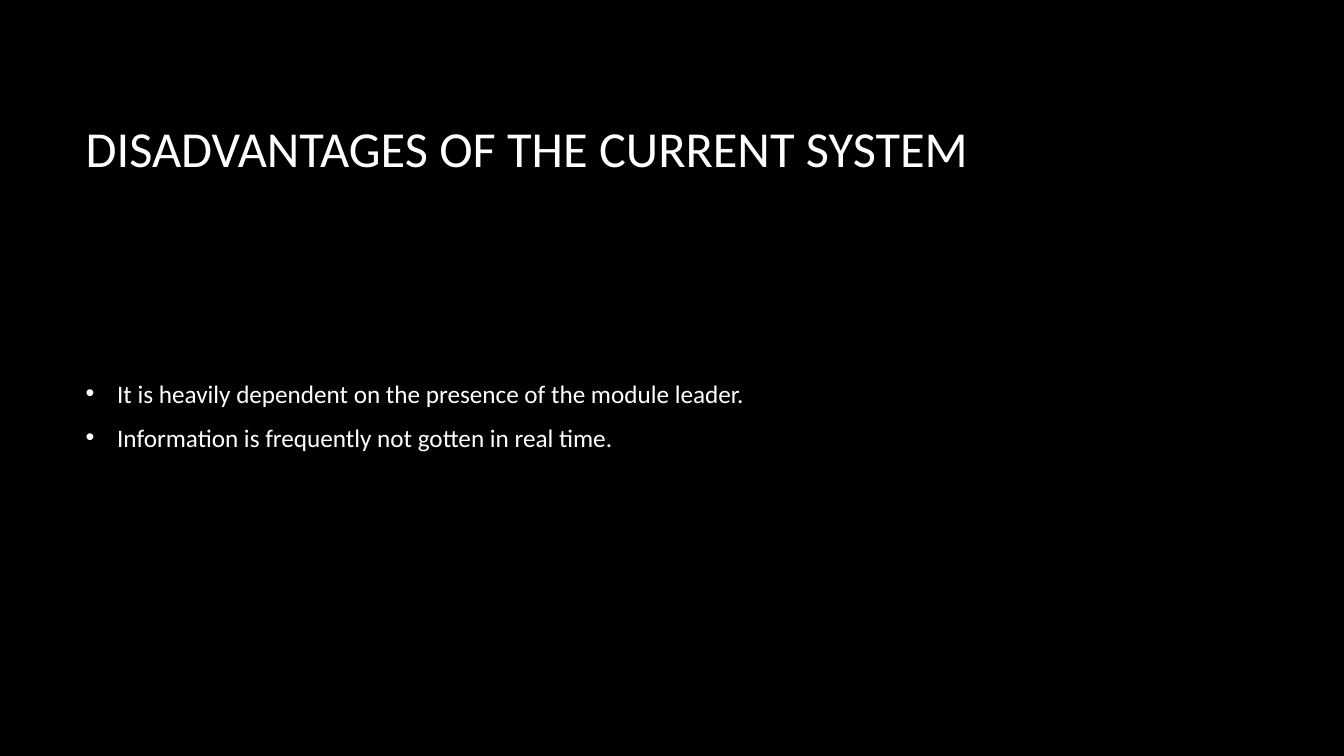
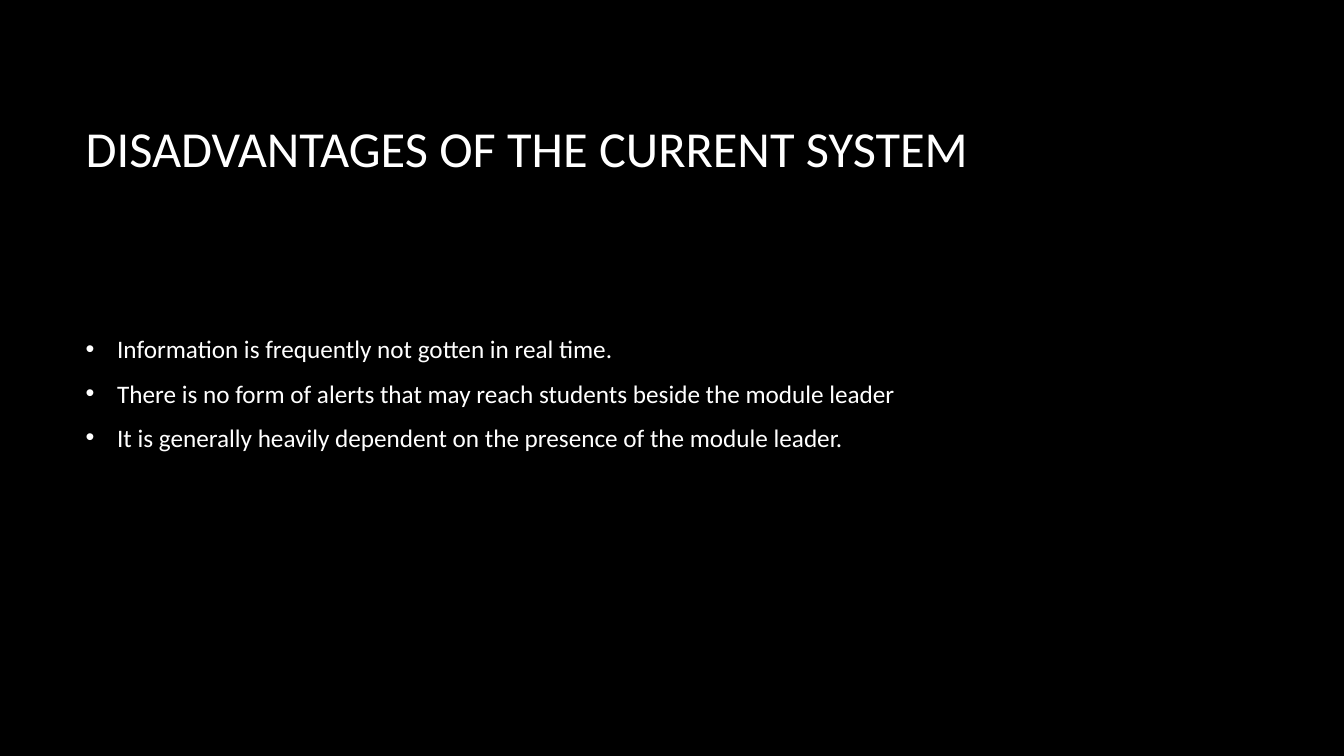
Before and after one commit to WillyMareka/TicketingSystem, a slide deck: slide 3 of STRATHMORE NOTIFICATION SYSTEM.pptx. Drawn at 1344x756 pixels with LibreOffice and Linux fonts; fonts in the diff are those of the drawing; background and template pictures are left out. Boxes give left, top, right and bottom in pixels: in the first picture for what was removed or moved away, otherwise in the second. Text is boxed around its words. In the diff, an @@ line names an element or a change of style, - is before the commit and + after.

```diff
--- a/STRATHMORE NOTIFICATION SYSTEM.pptx
+++ b/STRATHMORE NOTIFICATION SYSTEM.pptx
@@ text at bbox=[117, 385, 744, 407]: paragraph removed @@
-• It is heavily dependent on the presence of the module leader.
@@ text at bbox=[117, 385, 894, 452]: paragraphs added @@
+• There is no form of alerts that may reach students beside the module leader
+• It is generally heavily dependent on the presence of the module leader.
```
Also in this commit, not shown: 2 other slides changed, 1 slide added, 1 slide removed, 3 other files.
